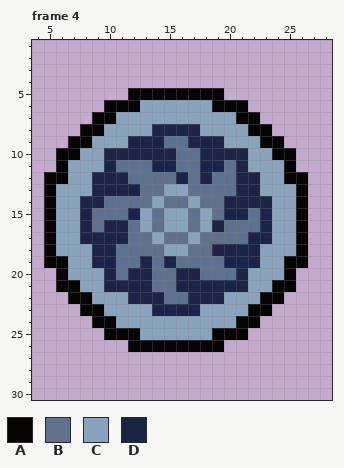
Pixel-art file -- assets/sprites/work-files/icon-sprite.aseprite. The picture above is the old version.
32x32 pixels, 11 frames. Shown: frame 4: x 4..28, y 1..30. The commit also changed other frames, which this record leaves out.
Palette (. is transparent): A #050403  B #5e718e  C #88a3bc  D #1b2447
Pixels before, frame 4, first column x 5:
 5 .......AAAAAAAA.......
 6 .....AAACCCCCCAAA.....
 7 ....AACCCCCCCCCCAA....
 8 ...AACCCCDDDDCCCCAA...
 9 ..AACCCDDDBBDDDCCCAA..
10 .AACCDDDDDDBBDDDDCCAA.
11 .ACCCDBBBDDBBDDBDCCCA.
12 AACCDDDBBBBDBDBBDDCCAA
13 ACCCDDDDBBCCBBBBDDCCCA
14 ACCDDBBBBCBBCBBDDDDCCA
15 ACCDBBBDCBCCBCBDDBDCCA
16 ACCDBDDBCBCCBCDBBBDCCA
17 ACCDDDDBBCBBCBBBBDDCCA
18 ACCCDDBBBBCCBBDDDDCCCA
19 AACCDDBBDBDBBBBDDDCCAA
20 .ACCCDBDDBBDDBBBDCCCA.
21 .AACCDDDDBBDDDDDDCCAA.
22 ..AACCCDDDBBDDDCCCAA..
23 ...AACCCCDDDDCCCCAA...
24 ....AACCCCCCCCCCAA....
25 .....AAACCCCCCAAA.....
26 .......AAAAAAAA.......
And afterwards:
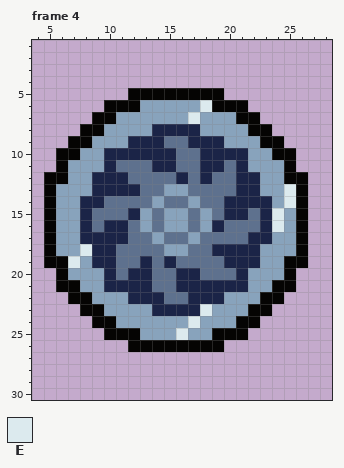
Colours new in this view: E #dceaee
The edit:
{"where": "frame 4"}
{"frame":4,"y":6,"x":18,"old":"C","new":"E"}
{"frame":4,"y":7,"x":17,"old":"C","new":"E"}
{"frame":4,"y":13,"x":25,"old":"C","new":"E"}
{"frame":4,"y":14,"x":25,"old":"C","new":"E"}
{"frame":4,"y":15,"x":24,"old":"C","new":"E"}
{"frame":4,"y":16,"x":24,"old":"C","new":"E"}
{"frame":4,"y":18,"x":8,"old":"C","new":"E"}
{"frame":4,"y":19,"x":7,"old":"C","new":"E"}
{"frame":4,"y":23,"x":18,"old":"C","new":"E"}
{"frame":4,"y":24,"x":17,"old":"C","new":"E"}
{"frame":4,"y":25,"x":16,"old":"C","new":"E"}
{"label":"changed","picture_box":[188,100,212,124]}
{"label":"changed","picture_box":[272,184,296,232]}
{"label":"changed","picture_box":[68,244,92,268]}
{"label":"changed","picture_box":[176,304,212,340]}
